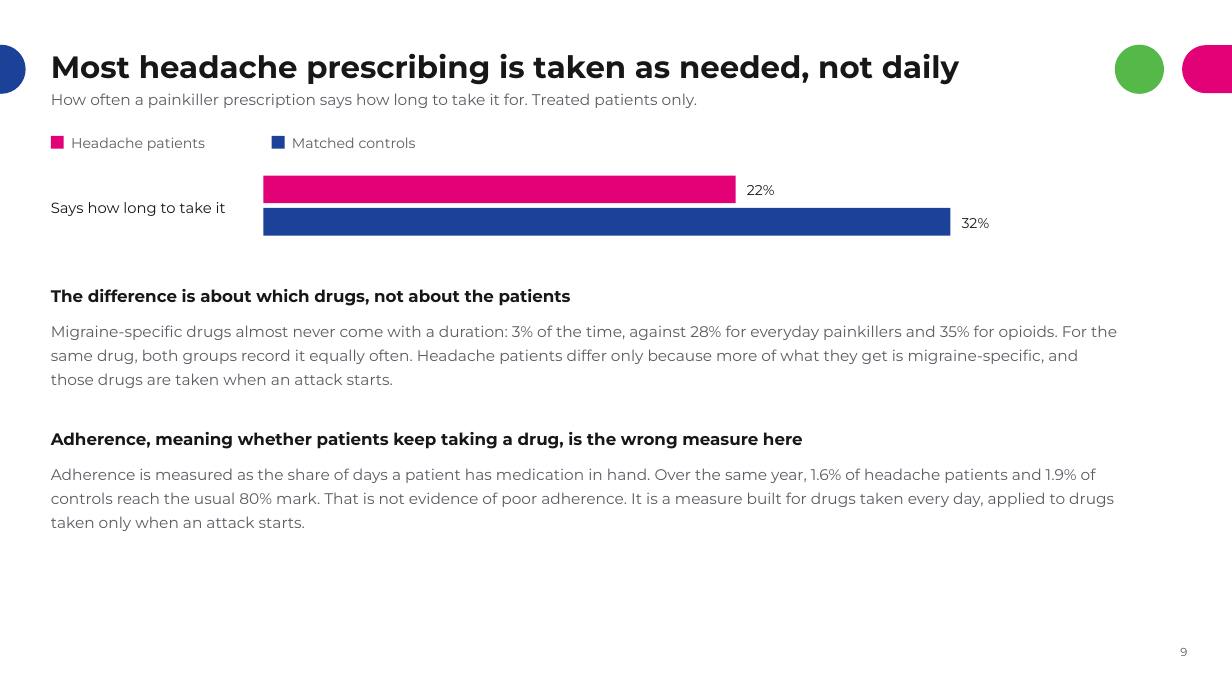
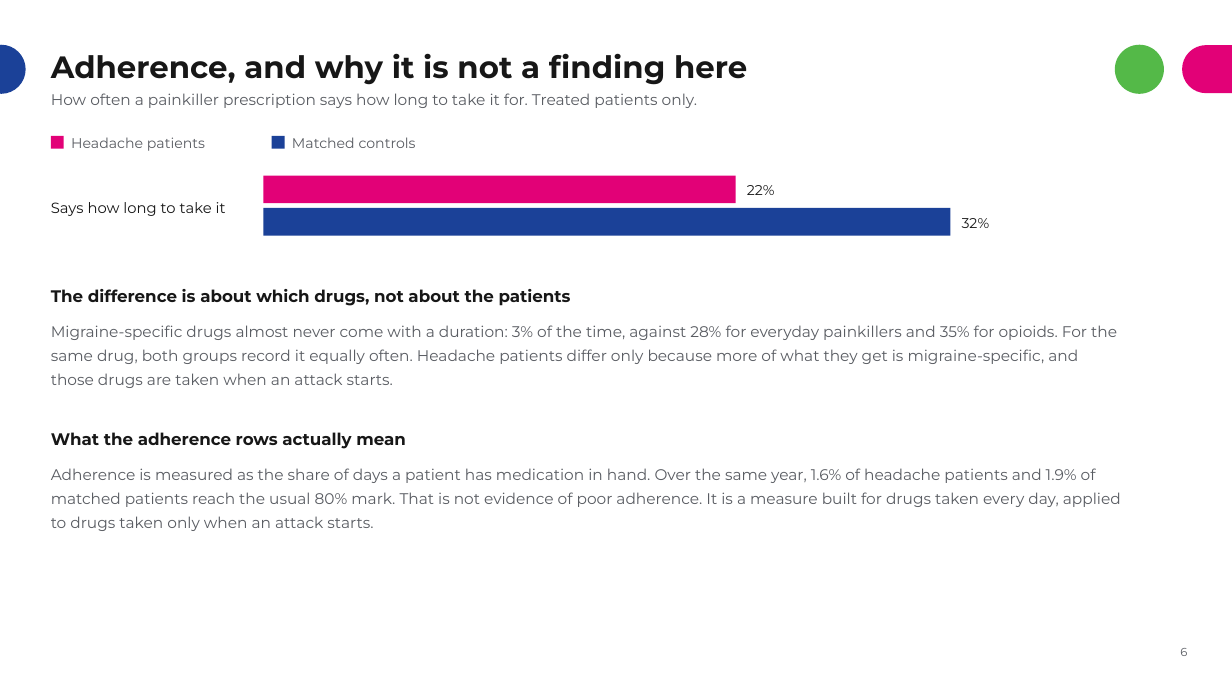
Before and after one commit to rj-irvine/de-migraine, a slide deck: slide 6 of documents/DE_Migraine_Treatment_Patterns_Summary.pptx (slide 10 before the commit). Drawn at 1232x693 pixels with LibreOffice and Linux fonts; fonts in the diff are those of the drawing. Boxes give left, top, right and bottom in pixels: in the first picture for what was removed or moved away, otherwise in the second. Text is boxed around its words. In the diff, an @@ line names an element or a change of style, - is before the commit and + after.

```diff
--- a/documents/DE_Migraine_Treatment_Patterns_Summary.pptx
+++ b/documents/DE_Migraine_Treatment_Patterns_Summary.pptx
@@ title at box(51, 53, 747, 85): text changed @@
-Most headache prescribing is taken as needed, not daily
+Adherence, and why it is not a finding here
@@ text at box(51, 432, 406, 449): text changed @@
-Adherence, meaning whether patients keep taking a drug, is the wrong measure here
+What the adherence rows actually mean
@@ text at box(51, 468, 1121, 531): text changed @@
-Adherence is measured as the share of days a patient has medication in hand. Over the same year, 1.6% of headache patients and 1.9% of controls reach the usual 80% mark. That is not evidence of poor adherence. It is a measure built for drugs taken every day, applied to drugs taken only when an attack starts.
+Adherence is measured as the share of days a patient has medication in hand. Over the same year, 1.6% of headache patients and 1.9% of matched patients reach the usual 80% mark. That is not evidence of poor adherence. It is a measure built for drugs taken every day, applied to drugs taken only when an attack starts.
```
Also in this commit, not shown: 6 other slides changed, 4 slides removed.
